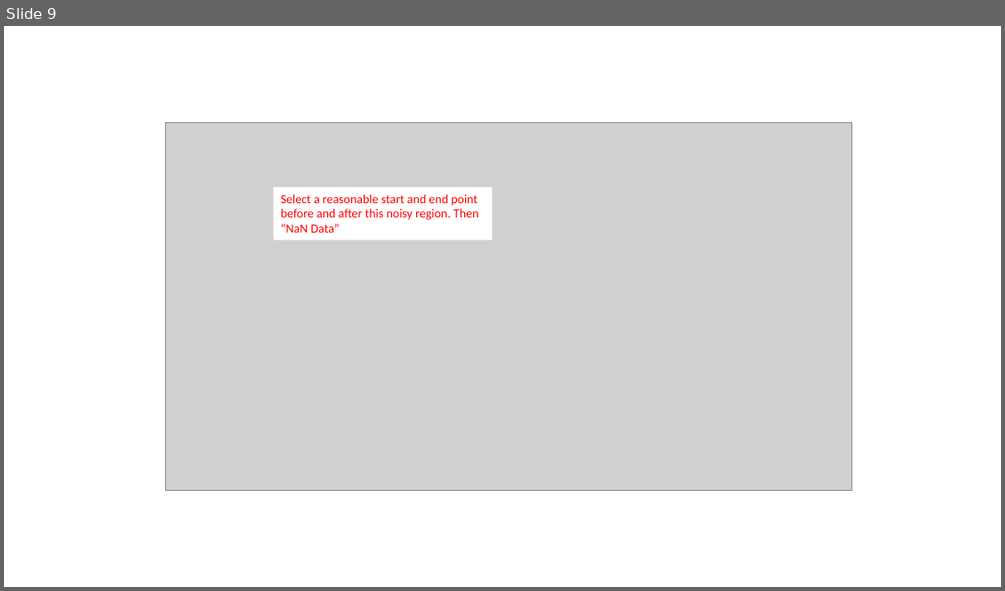
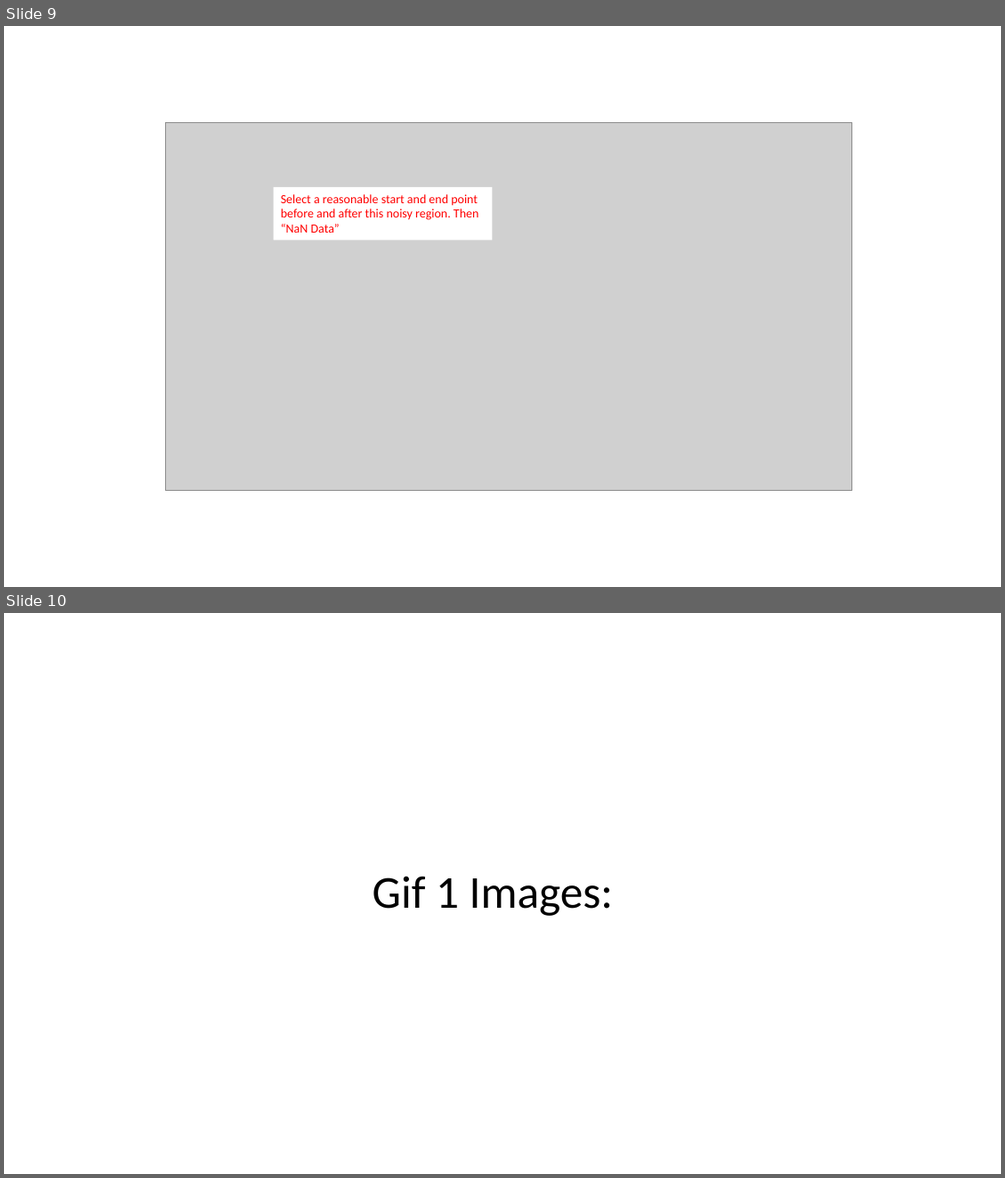
Before and after one commit to EmotionCognitionLab/ET-remove-artifacts, a slide deck: docs/README_figure.pptx. Shown one above the other, each under a label of ours: slide 9 before the commit, slides 9 and 10 after it. The pictures are 1005x591 and 1005x1178 pixels, drawn with LibreOffice and Linux fonts; fonts in the diff are those of the drawing; grey boxes stand for pictures. Boxes give left, top, right and bottom in pixels: in the first picture for what was removed or moved away, otherwise in the second. Text is boxed around its words. In the diff, an @@ line names an element or a change of style, - is before the commit and + after.

```diff
--- a/docs/README_figure.pptx
+++ b/docs/README_figure.pptx
@@ slide 10 added at [4,613,1001,1174], background #FFFFFF @@
@@ title added at [372,876,614,916], 44 pt, text #000000 @@
+Gif 1 Images:
```
Also in this commit, not shown: 6 other slides added, 1 slide removed, 2 other files.
